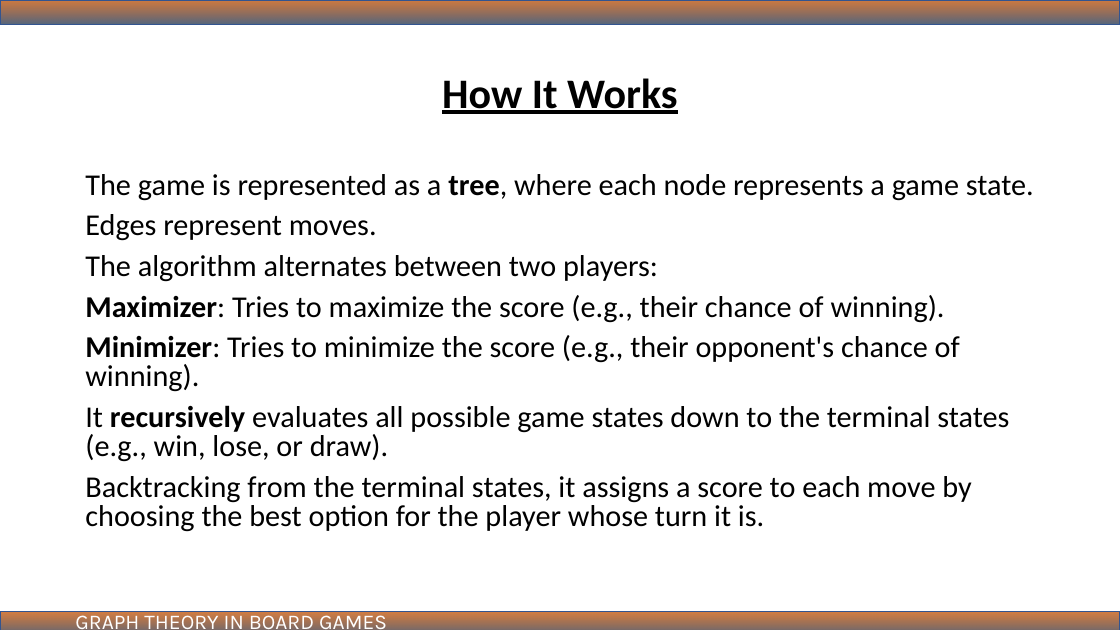
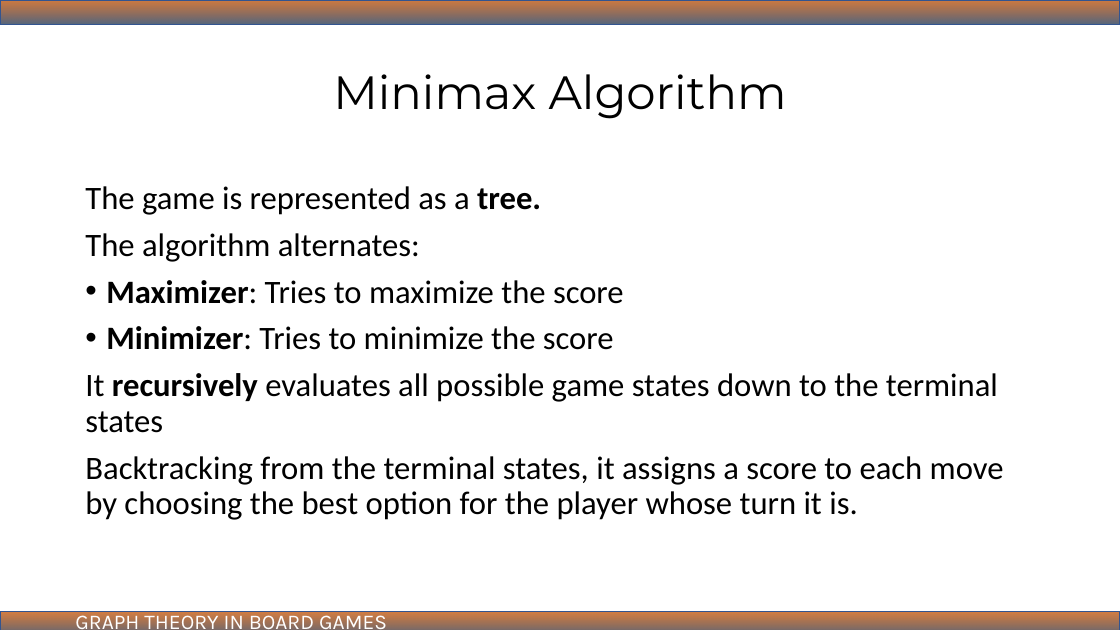
Before and after one commit to ibmbt/group5_graphtheory, a slide deck: slide 15 of group5_graphtheory.pptx (slide 25 before the commit). Drawn at 1120x630 pixels with LibreOffice and Linux fonts; fonts in the diff are those of the drawing. Boxes give left, top, right and bottom in pixels: in the first picture for what was removed or moved away, otherwise in the second. Text is boxed around its words. In the diff, an @@ line names an element or a change of style, - is before the commit and + after.

```diff
--- a/group5_graphtheory.pptx
+++ b/group5_graphtheory.pptx
@@ title at (333, 74, 787, 119): text changed; size 36 to 40 pt; font Calibri to Montserrat; bold off @@
-How It Works
+Minimax Algorithm
@@ text "The game is represented as ...": place and size @@
-text "The game is represented as ..." at (85, 174, 1034, 532)
+text "The game is represented as ..." at (85, 186, 1004, 520)
@@ text at (85, 186, 998, 433): text changed; size 25.9 to 28 pt @@
-The game is represented as a tree, where each node represents a game state.
-Edges represent moves.
-The algorithm alternates between two players:
-Maximizer: Tries to maximize the score (e.g., their chance of winning).
-Minimizer: Tries to minimize the score (e.g., their opponent's chance of winning).
-It recursively evaluates all possible game states down to the terminal states (e.g., win, lose, or draw).
+The game is represented as a tree.
+The algorithm alternates:
+• Maximizer: Tries to maximize the score
+• Minimizer: Tries to minimize the score
+It recursively evaluates all possible game states down to the terminal states
@@ text at (85, 456, 1004, 520): size 25.9 to 28 pt in "Backtracking from the terminal states, it assigns ..."; line spacing 0.8 to 0.9 @@
```
Also in this commit, not shown: 14 other slides changed, 7 slides added, 17 slides removed, 3 other files.
